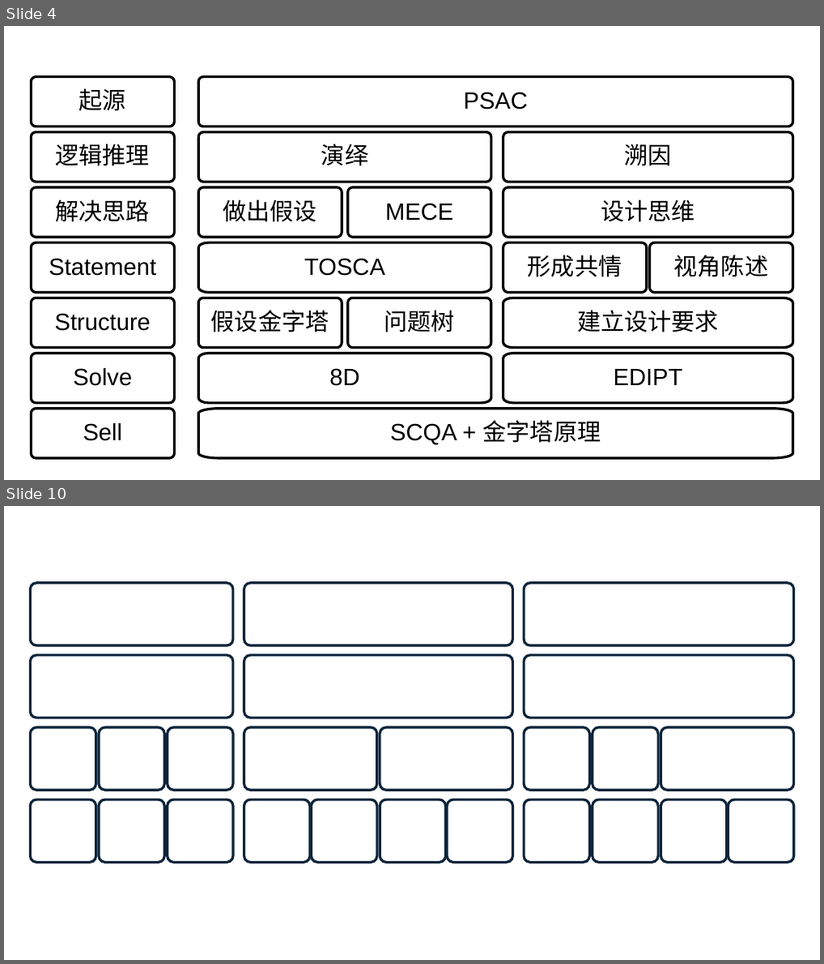
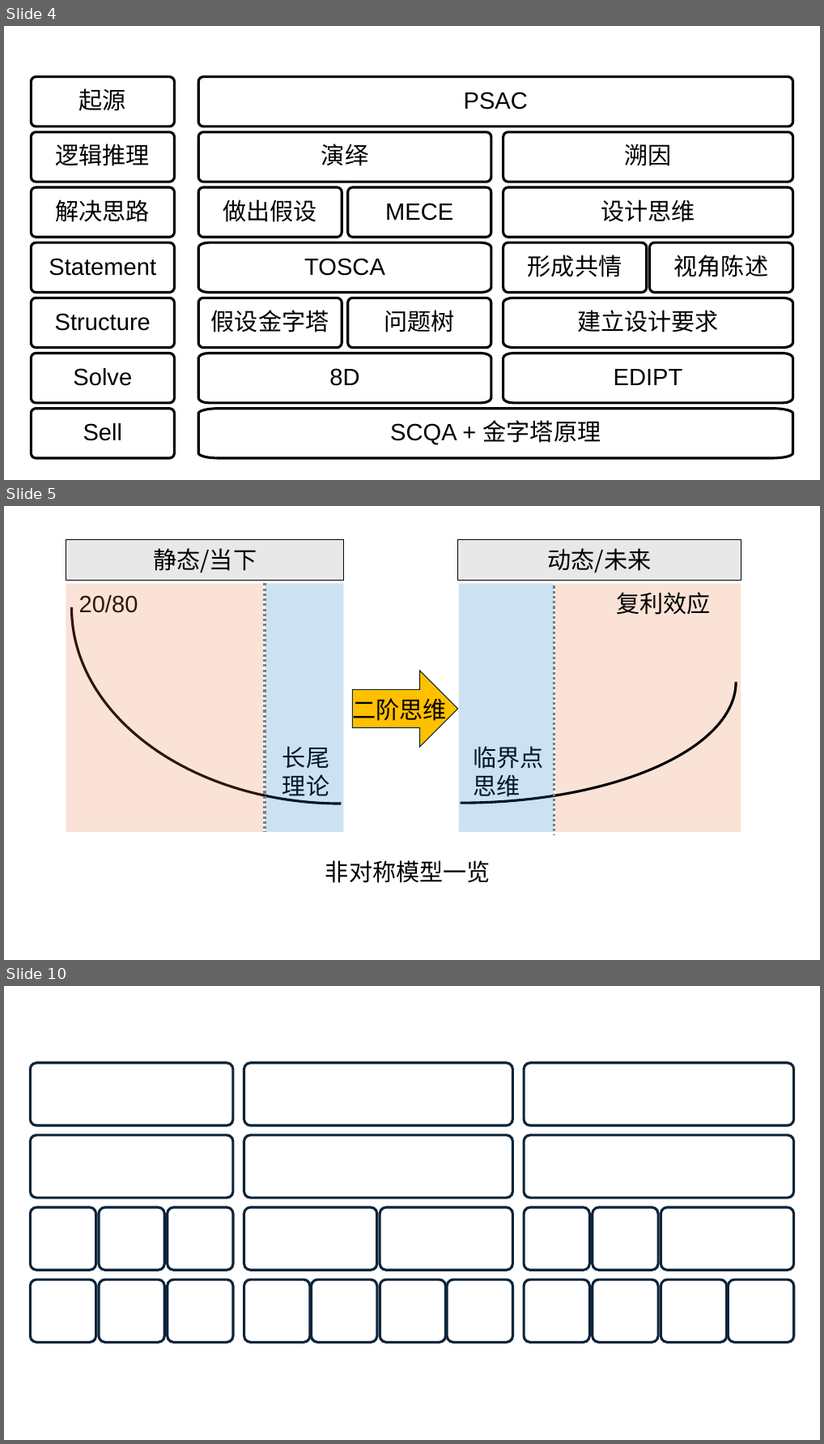
Before and after one commit to El25Aleph/_Aleph, a slide deck: print/PKM.pptx. Shown one above the other, each under a label of ours: slides 4 and 10 before the commit, slides 4, 5 and 10 after it; the slides between them are not shown. The pictures are 824x964 and 824x1444 pixels, drawn with LibreOffice and Linux fonts; fonts in the diff are those of the drawing. Boxes give left, top, right and bottom in pixels: in the first picture for what was removed or moved away, otherwise in the second. Text is boxed around its words. In the diff, an @@ line names an element or a change of style, - is before the commit and + after.

```diff
--- a/print/PKM.pptx
+++ b/print/PKM.pptx
@@ slide 5 added at (x1=4, y1=506, x2=820, y2=960), background #FFFFFF @@
@@ arc (boxed as its full ellipse) added at (x1=72, y1=506, x2=612, y2=804), outline #000000 1.5 pt @@
@@ rectangle added at (x1=66, y1=538, x2=343, y2=580), fill #E8E8E8, outline #000000 0.25 pt, 14 pt, text #000000 @@
+静态/当下
@@ rectangle added at (x1=458, y1=538, x2=742, y2=580), fill #E8E8E8, outline #000000 0.25 pt, 14 pt, text #000000 @@
+动态/未来
@@ arc (boxed as its full ellipse) added at (x1=187, y1=560, x2=737, y2=802), outline #000000 1.5 pt @@
@@ rectangle added at (x1=66, y1=584, x2=264, y2=832), fill #E97132 at 20% opacity @@
@@ text added at (x1=79, y1=595, x2=138, y2=613), 14 pt, text #000000 @@
+20/80
@@ line added from (265, 584) to (265, 831), #808080 1.5 pt dashed @@
@@ rectangle added at (x1=266, y1=584, x2=345, y2=832), fill #0070C0 at 20% opacity @@
@@ rectangle added at (x1=459, y1=584, x2=555, y2=832), fill #0070C0 at 20% opacity @@
@@ line added from (555, 586) to (555, 835), #808080 1.5 pt dashed @@
@@ rectangle added at (x1=556, y1=584, x2=742, y2=832), fill #E97132 at 20% opacity @@
@@ text added at (x1=616, y1=592, x2=711, y2=615), 14 pt, text #000000 @@
+复利效应
@@ right arrow added at (x1=352, y1=671, x2=458, y2=747), fill #FFC000, outline #092A39 0.5 pt @@
@@ text added at (x1=352, y1=695, x2=447, y2=725), 14 pt, text #000000 @@
+二阶思维
@@ text added at (x1=283, y1=746, x2=330, y2=801), 14 pt, text #000000 @@
+长尾理论
@@ text added at (x1=473, y1=746, x2=543, y2=801), 14 pt, text #000000 @@
+临界点思维
@@ text added at (x1=326, y1=860, x2=491, y2=883), 14 pt, text #000000 @@
+非对称模型一览
```
Also in this commit, not shown: 2 other slides added, 3 slides removed.
